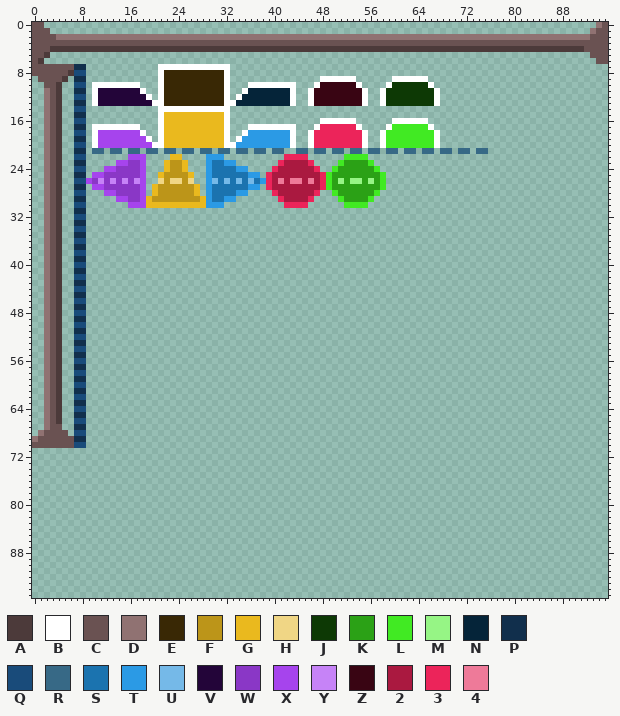
Sprite sheet -- src/data/embed/bits.png. The picture above was drawn from the file before the commit.
The file is 96x96 pixels.
Palette (. is transparent): A #4c3a3a  B #ffffff  C #6a5252  D #907272  E #392805  F #bc9519  G #eab91e  H #f0d685  J #0d3905  K #2ba116  L #41ea23  M #96f585  N #052439  P #112f4c  Q #194b7a  R #376986  S #1b73af  T #2b9ae5  U #75b9e8  V #230539  W #8a37c6  X #a644ed  Y #c683f7  Z #390513  2 #aa1940  3 #ec245a  4 #ee7a99
Pixels before (only the part around the change), first column x 0:
23 ..DCA..PP.....XXWWX...GFFG...TSSTT.......322223....LKKKKL................
24 ..DCA..QQ...XXWWWWX...GFFG...TSSSSTT....32222223..LKKKKKKL...............
25 ..DCA..PP.XXWWWWWWX..GFFFFG..TSSSSSSTT.3222222223LKKKKKKKKL..............
26 ..DCA..QQXWYWYWYWYX..HFHHFH..TUSUSUSUST3242442423LKMKMMKMKL..............
27 ..DCA..PP.XXWWWWWWX.GFFFFFFG.TSSSSSSTT.3222222223LKKKKKKKKL..............
28 ..DCA..QQ...XXWWWWX.GFFFFFFG.TSSSSTT....32222223..LKKKKKKL...............
29 ..DCA..PP.....XXWWXGFFFFFFFFGTSSTT.......322223....LKKKKL................
30 ..DCA..QQ.......XXXGGGGGGGGGGTTT..........3333......LLLL.................
31 ..DCA..PP................................................................
32 ..DCA..QQ................................................................
33 ..DCA..PP................................................................
34 ..DCA..QQ................................................................
35 ..DCA..PP................................................................
36 ..DCA..QQ................................................................
37 ..DCA..PP................................................................
38 ..DCA..QQ................................................................
39 ..DCA..PP................................................................
40 ..DCA..QQ................................................................
41 ..DCA..PP................................................................
42 ..DCA..QQ................................................................
43 ..DCA..PP................................................................
44 ..DCA..QQ................................................................
45 ..DCA..PP................................................................
New version:
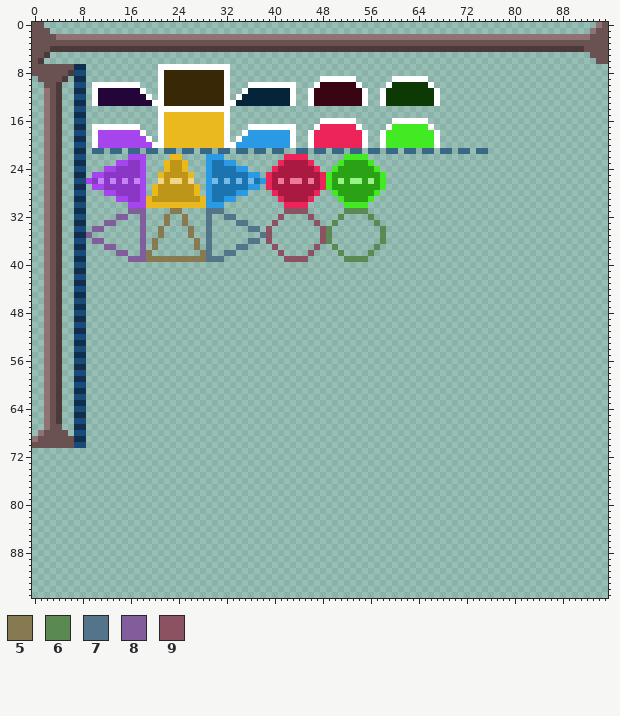
Colours new in this view: 5 #877a50  6 #5a8a52  7 #54748a  8 #825d9c  9 #8c5262
The edit:
y 31: x 16..18 ... -> 888; x 23..24 .. -> 55; x 29..31 ... -> 777; x 42..45 .... -> 9999; x 52..55 .... -> 6666
y 32: x 14..15 .. -> 88; x 18 . -> 8; x 22 . -> 5; x 25 . -> 5; x 29 . -> 7; x 32..33 .. -> 77; x 41 . -> 9; x 46 . -> 9; x 51 . -> 6; x 56 . -> 6
y 33: x 12..13 .. -> 88; x 18 . -> 8; x 22 . -> 5; x 25 . -> 5; x 29 . -> 7; x 34..35 .. -> 77; x 40 . -> 9; x 47 . -> 9; x 50 . -> 6; x 57 . -> 6
y 34: x 10..11 .. -> 88; x 18 . -> 8; x 21 . -> 5; x 26 . -> 5; x 29 . -> 7; x 36..37 .. -> 77; x 39 . -> 9; x 48..49 .. -> 96; x 58 . -> 6
y 35: x 9 . -> 8; x 18 . -> 8; x 21 . -> 5; x 26 . -> 5; x 29 . -> 7; x 38..39 .. -> 79; x 48..49 .. -> 96; x 58 . -> 6
y 36: x 10..11 .. -> 88; x 18 . -> 8; x 20 . -> 5; x 27 . -> 5; x 29 . -> 7; x 36..37 .. -> 77; x 39 . -> 9; x 48..49 .. -> 96; x 58 . -> 6
y 37: x 12..13 .. -> 88; x 18 . -> 8; x 20 . -> 5; x 27 . -> 5; x 29 . -> 7; x 34..35 .. -> 77; x 40 . -> 9; x 47 . -> 9; x 50 . -> 6; x 57 . -> 6
y 38: x 14..15 .. -> 88; x 18..19 .. -> 85; x 28..29 .. -> 57; x 32..33 .. -> 77; x 41 . -> 9; x 46 . -> 9; x 51 . -> 6; x 56 . -> 6
y 39: x 16..31 ................ -> 8885555555555777; x 42..45 .... -> 9999; x 52..55 .... -> 6666
Where, in picture pixels (left, top, right, bottom), the same in both pictures:
added: (86, 208, 386, 262)
